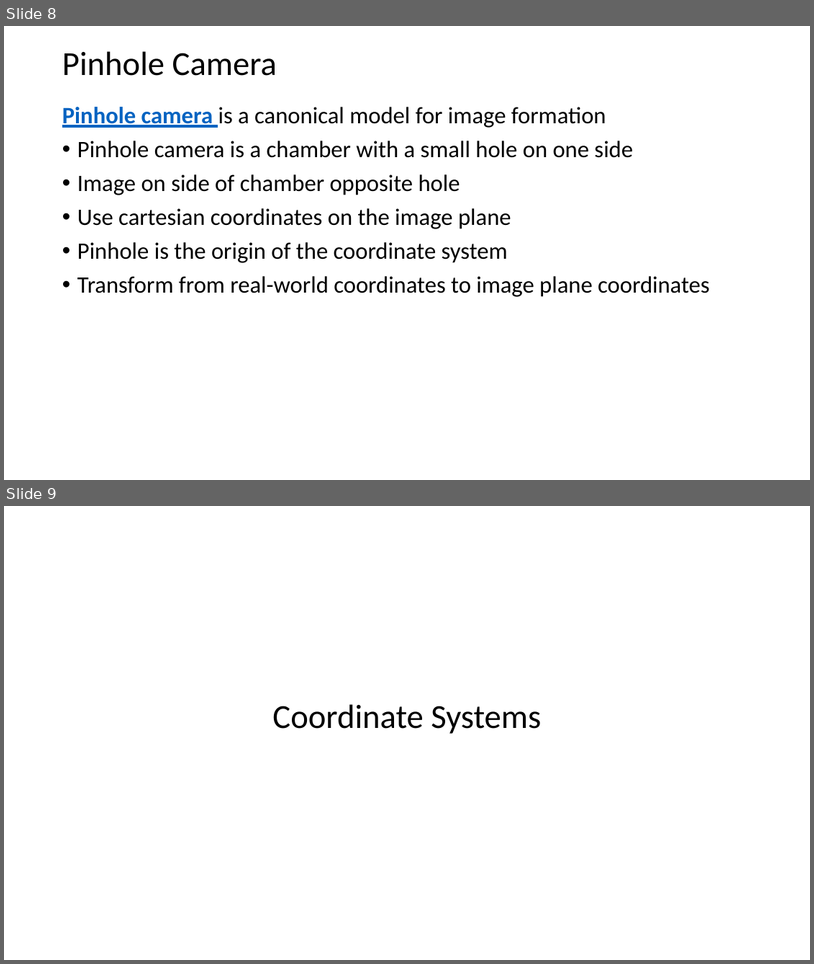
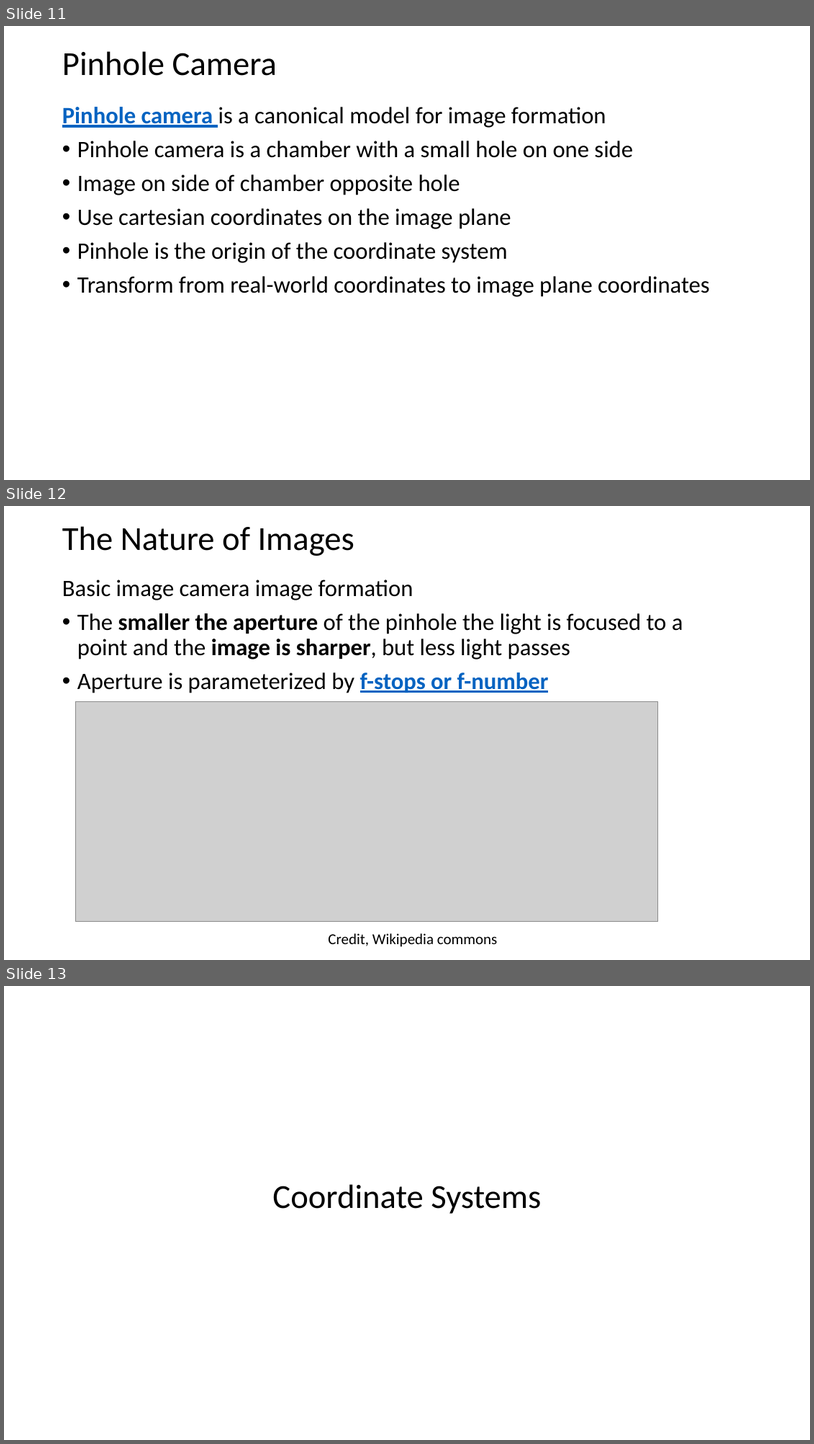
Before and after one commit to StephenElston/CSCI-E25, a slide deck: Slides/9_HomographyProjection.pptx. Shown one above the other, each under a label of ours: slides 8 and 9 before the commit, slides 11, 12 and 13 after it. The pictures are 814x964 and 814x1444 pixels, drawn with LibreOffice and Linux fonts; fonts in the diff are those of the drawing; grey boxes stand for pictures. Boxes give left, top, right and bottom in pixels: in the first picture for what was removed or moved away, otherwise in the second. Text is boxed around its words. In the diff, an @@ line names an element or a change of style, - is before the commit and + after.

```diff
--- a/Slides/9_HomographyProjection.pptx
+++ b/Slides/9_HomographyProjection.pptx
@@ slide 12 added at bbox=[4, 506, 810, 960], background #FFFFFF @@
@@ title added at bbox=[62, 526, 355, 556], 40 pt, text #000000 @@
+The Nature of Images
@@ text added at bbox=[62, 579, 684, 693], 28 pt, text #000000 @@
+Basic image camera image formation
+• The smaller the aperture of the pinhole the light is focused to a point and the image is sharper, but less light passes
+• Aperture is parameterized by f-stops or f-number
@@ picture added at bbox=[75, 701, 658, 921] @@
@@ text added at bbox=[328, 933, 498, 947], 18 pt, text #000000 @@
+Credit, Wikipedia commons
@@ what was slide 8 is now slide 11 @@
@@ what was slide 9 is now slide 13 @@
```
Also in this commit, not shown: 4 slides changed, 3 other slides added.
